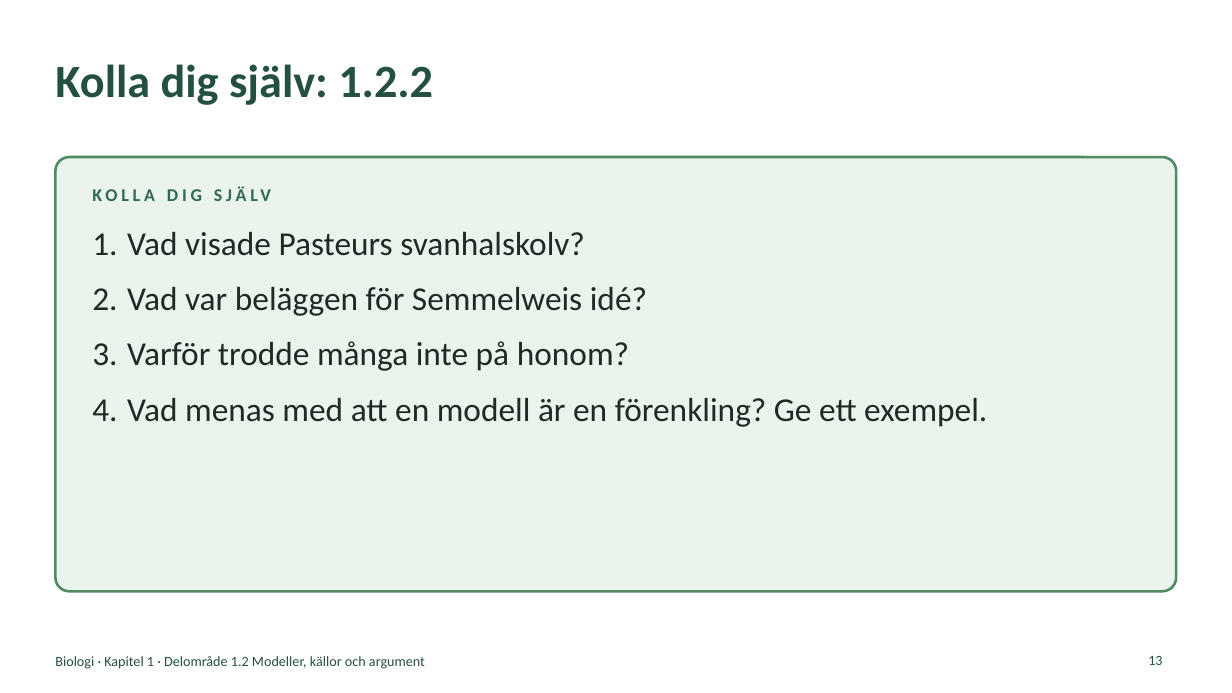
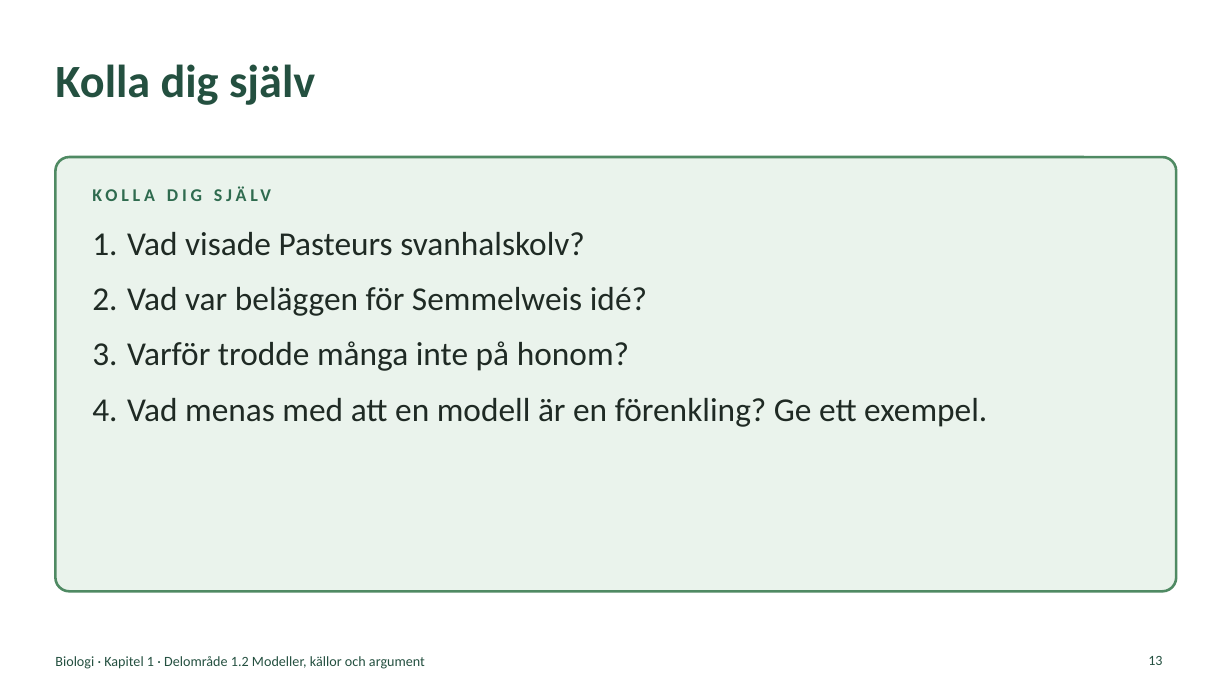
Before and after one commit to sweviktor95/pluggis, a slide deck: slide 13 of planering/biologi-omrade1/biologi-1-2-modeller-kallor-argument.pptx. Drawn at 1232x693 pixels with LibreOffice and Linux fonts; fonts in the diff are those of the drawing. Boxes give left, top, right and bottom in pixels: in the first picture for what was removed or moved away, otherwise in the second. Text is boxed around its words. In the diff, an @@ line names an element or a change of style, - is before the commit and + after.

```diff
--- a/planering/biologi-omrade1/biologi-1-2-modeller-kallor-argument.pptx
+++ b/planering/biologi-omrade1/biologi-1-2-modeller-kallor-argument.pptx
@@ title at box(55, 64, 315, 105): text changed @@
-Kolla dig själv: 1.2.2
+Kolla dig själv
```
Also in this commit, not shown: 6 other slides changed, 14 other files.
